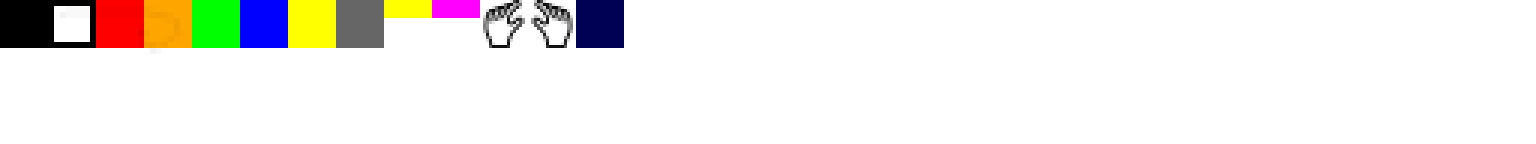
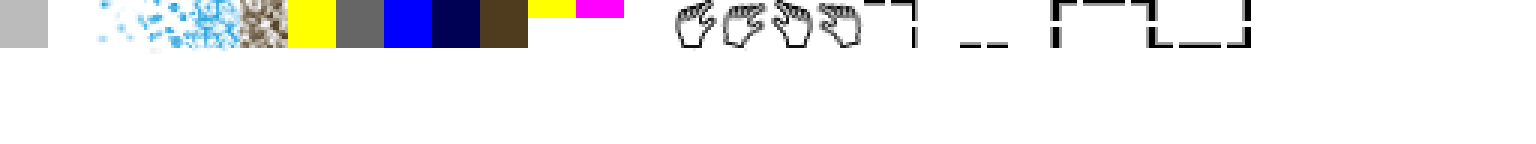
Layers edited between the first and the second w=1536, h=144 image:
renamed "BehindHands" to "Foreground", painted on it over [left=0, top=0, right=1251, bottom=51]
